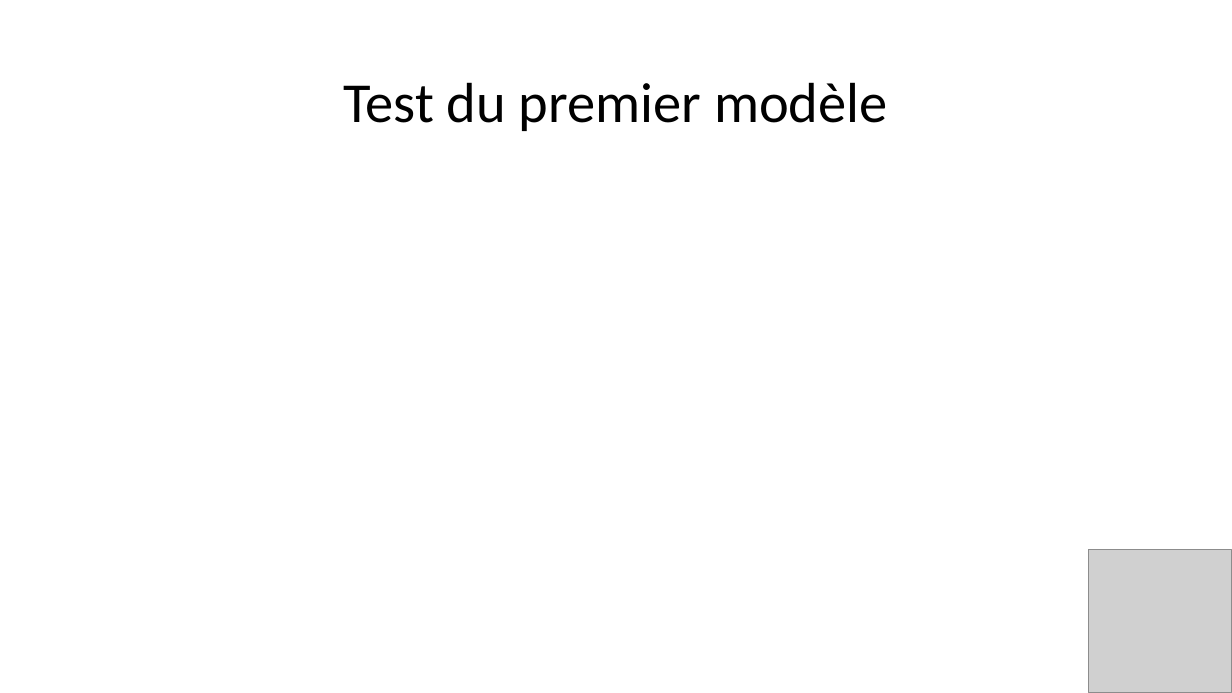
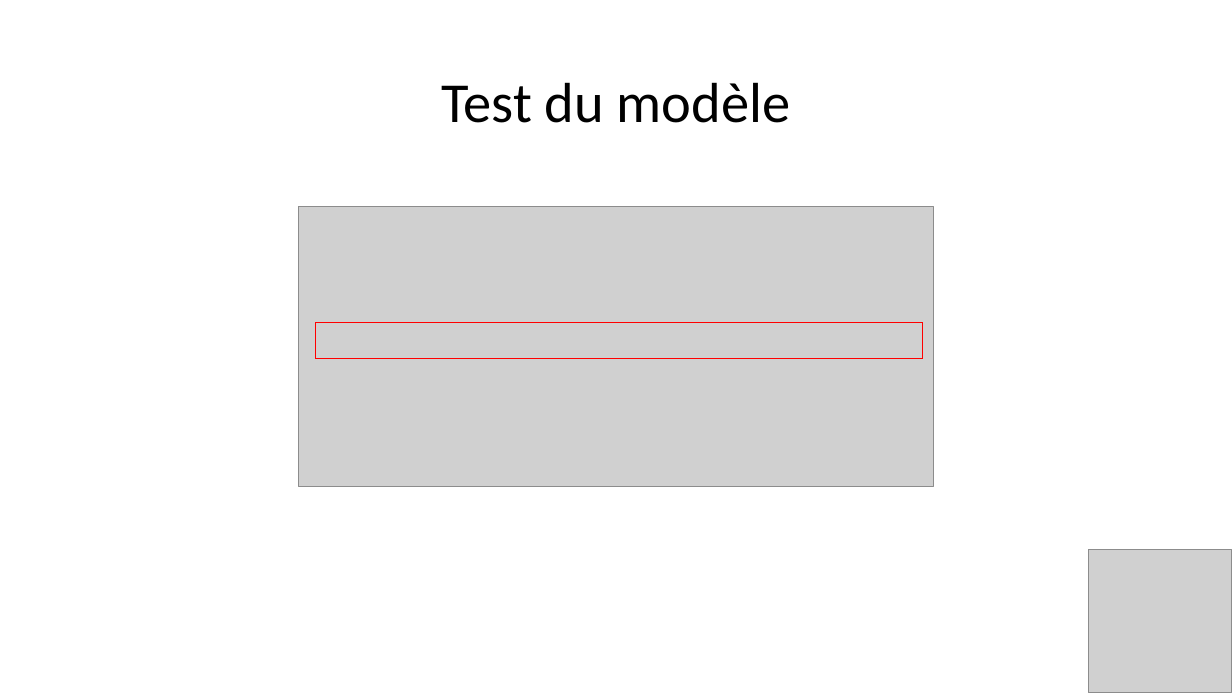
Before and after one commit to Julien-paulet/Projet_8, a slide deck: slide 20 of Présentation Projet_8.pptx (slide 22 before the commit). Drawn at 1232x693 pixels with LibreOffice and Linux fonts; fonts in the diff are those of the drawing; grey boxes stand for pictures. Boxes give left, top, right and bottom in pixels: in the first picture for what was removed or moved away, otherwise in the second. Text is boxed around its words. In the diff, an @@ line names an element or a change of style, - is before the commit and + after.

```diff
--- a/Présentation Projet_8.pptx
+++ b/Présentation Projet_8.pptx
@@ title at [441, 82, 790, 123]: text changed @@
-Test du premier modèle
+Test du modèle
@@ picture added at [299, 207, 933, 486] @@
@@ rectangle added at [315, 323, 922, 359], outline #FF0000 1 pt @@
```
Also in this commit, not shown: 6 other slides changed, 5 slides added, 1 slide removed, 8 other files.
